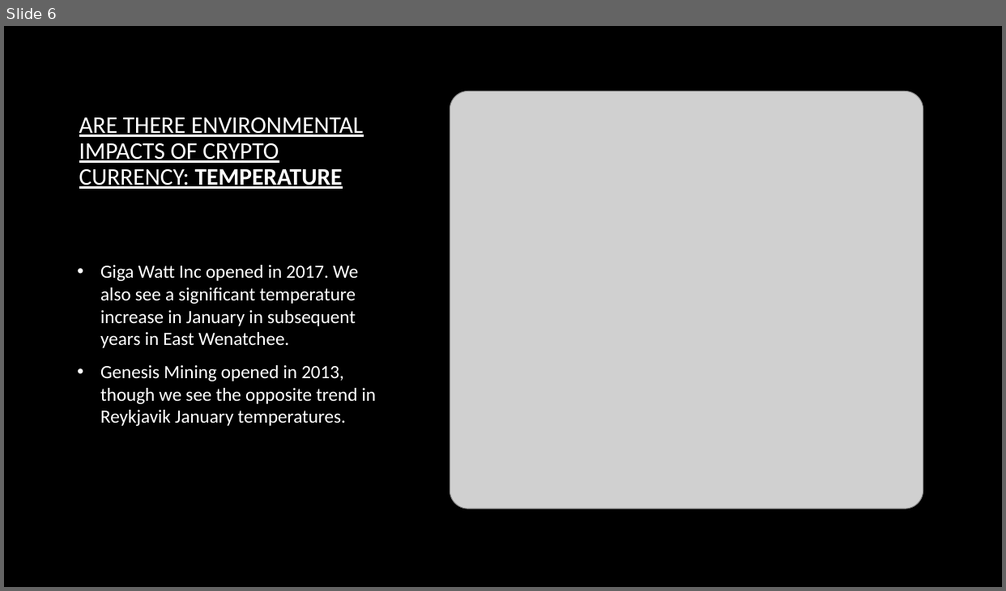
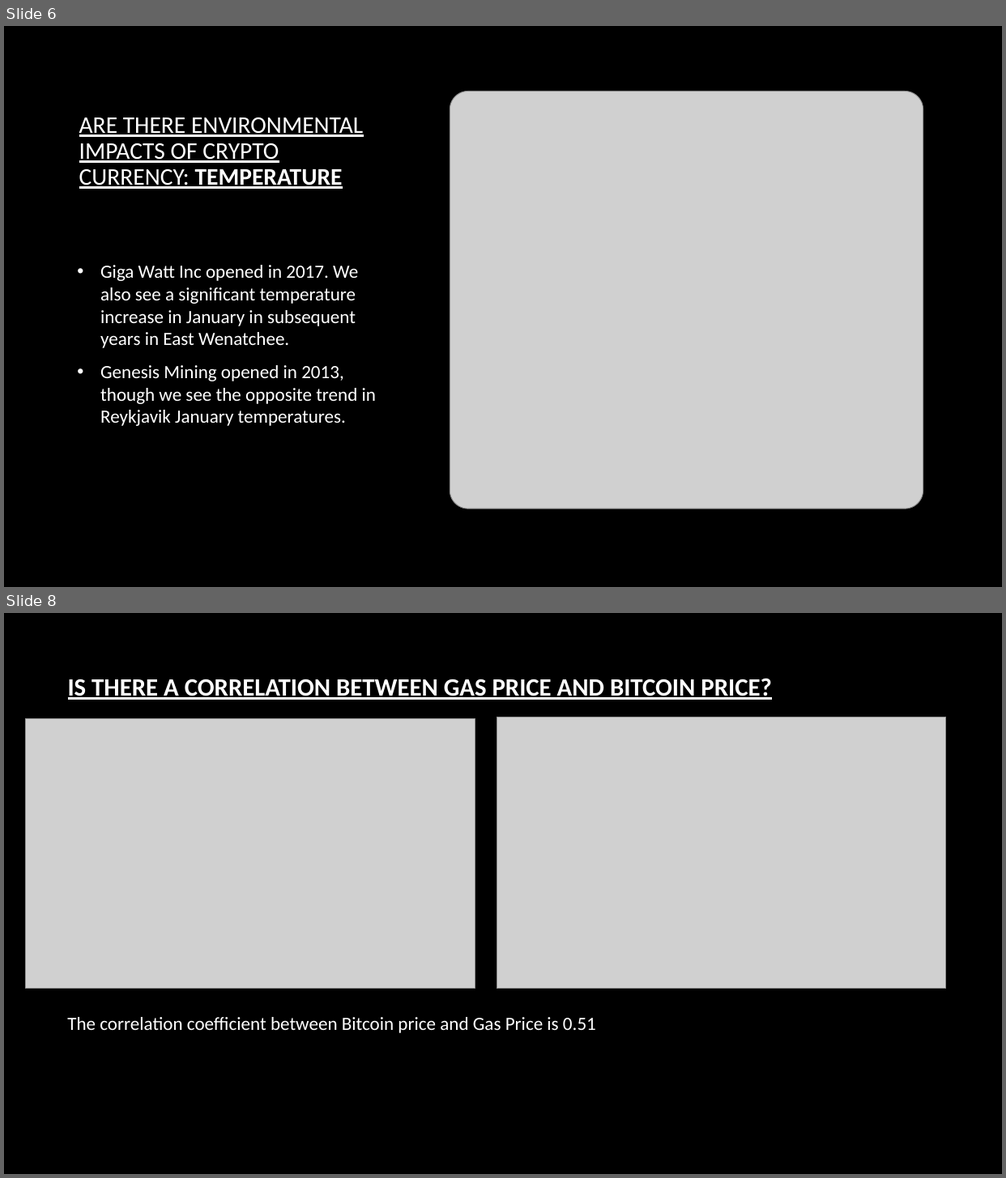
Before and after one commit to CharlotteC21/Cryptocurreny-Trend-Analysis-Group-Project, a slide deck: PPT Crypto Trend Group Project.pptx. Shown one above the other, each under a label of ours: slide 6 before the commit, slides 6 and 8 after it; the slides between them are not shown. The pictures are 1006x591 and 1006x1178 pixels, drawn with LibreOffice and Linux fonts; fonts in the diff are those of the drawing; grey boxes stand for pictures; background and template pictures are left out. Boxes give left, top, right and bottom in pixels: in the first picture for what was removed or moved away, otherwise in the second. Text is boxed around its words. In the diff, an @@ line names an element or a change of style, - is before the commit and + after.

```diff
--- a/PPT Crypto Trend Group Project.pptx
+++ b/PPT Crypto Trend Group Project.pptx
@@ slide 8 added at (x1=4, y1=613, x2=1002, y2=1174), background picture (left out) @@
@@ title added at (x1=68, y1=678, x2=771, y2=700), 24 pt, text #FFFFFF, bold, underline @@
+IS THERE A CORRELATION BETWEEN GAS PRICE AND BITCOIN PRICE?
@@ picture added at (x1=26, y1=719, x2=475, y2=989) @@
@@ picture added at (x1=496, y1=717, x2=946, y2=989) @@
@@ text added at (x1=67, y1=1017, x2=596, y2=1033), 18 pt, text #FFFFFF @@
+The correlation coefficient between Bitcoin price and Gas Price is 0.51
```
Also in this commit, not shown: 4 slides changed, 2 other slides added, 1 slide removed, 6 other files.
